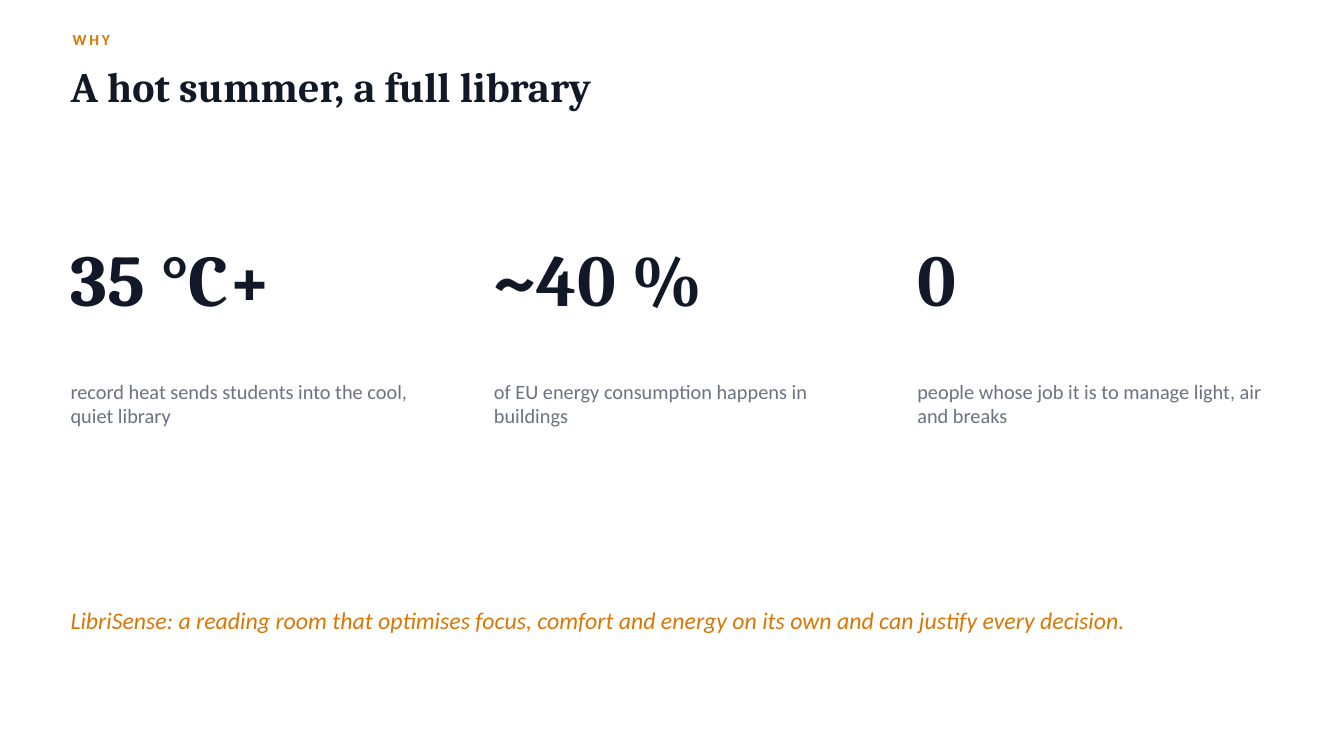
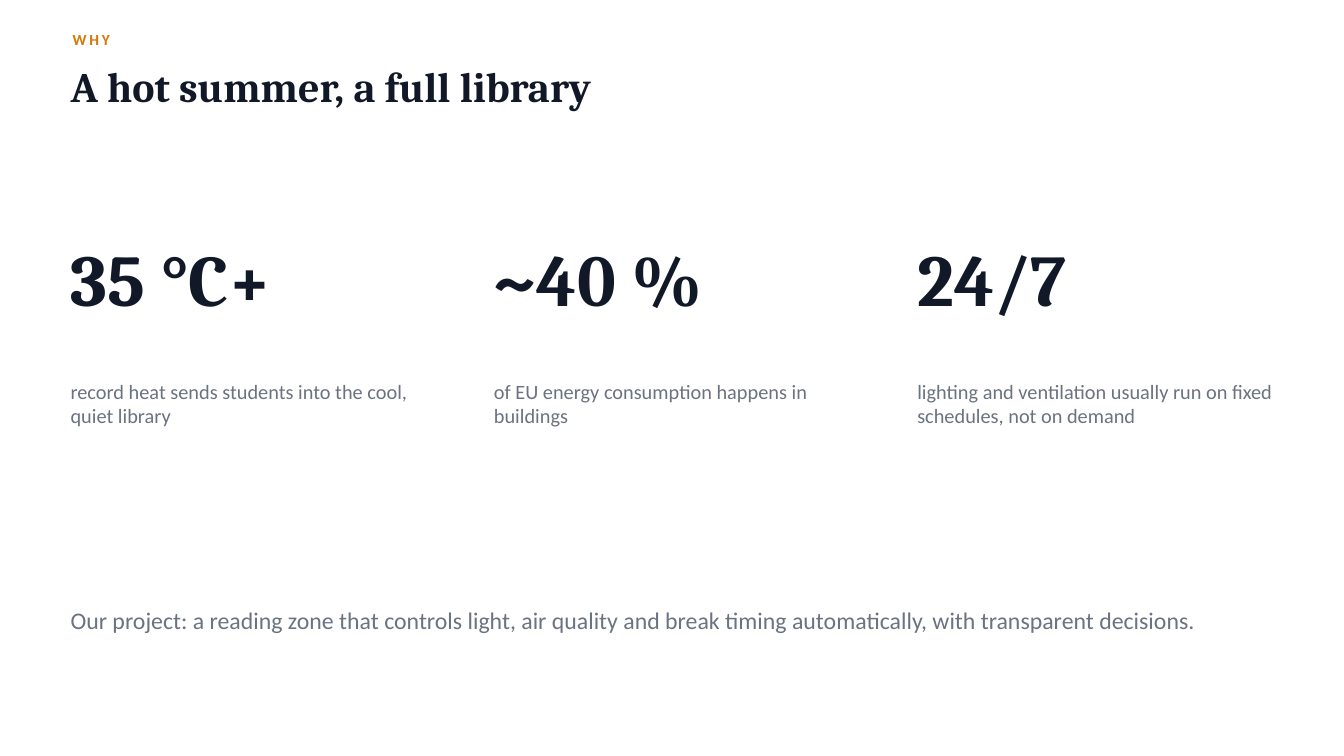
Before and after one commit to Dennis1911/librisense-smart-library, a slide deck: slide 2 of docs/presentation/LibriSense_Demo.pptx. Drawn at 1344x756 pixels with LibreOffice and Linux fonts; fonts in the diff are those of the drawing. Boxes give left, top, right and bottom in pixels: in the first picture for what was removed or moved away, otherwise in the second. Text is boxed around its words. In the diff, an @@ line names an element or a change of style, - is before the commit and + after.

Commit message:
Update demo presentation wording

```diff
--- a/docs/presentation/LibriSense_Demo.pptx
+++ b/docs/presentation/LibriSense_Demo.pptx
@@ text at <box>917,255,1067,316</box>: text changed @@
-0
+24/7
@@ text at <box>917,385,1272,426</box>: text changed @@
-people whose job it is to manage light, air and breaks
+lighting and ventilation usually run on fixed schedules, not on demand
@@ text at <box>71,612,1194,633</box>: text changed; text colour #D97706 to #6B7280; italic off @@
-LibriSense: a reading room that optimises focus, comfort and energy on its own and can justify every decision.
+Our project: a reading zone that controls light, air quality and break timing automatically, with transparent decisions.
```
Also in this commit, not shown: 8 other slides changed.
